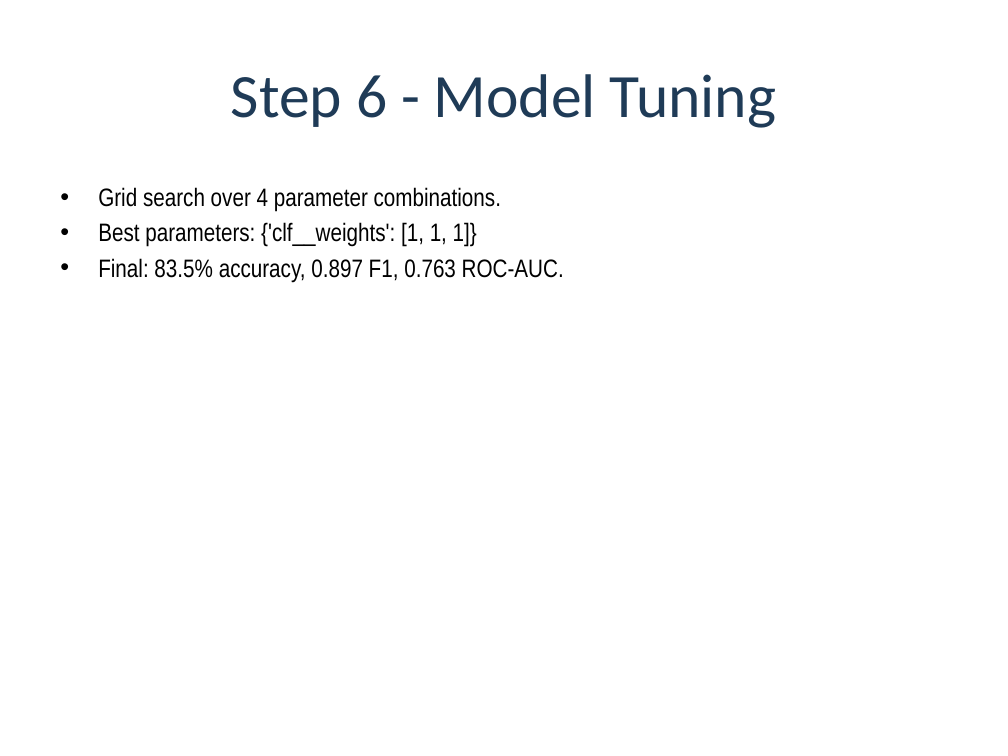
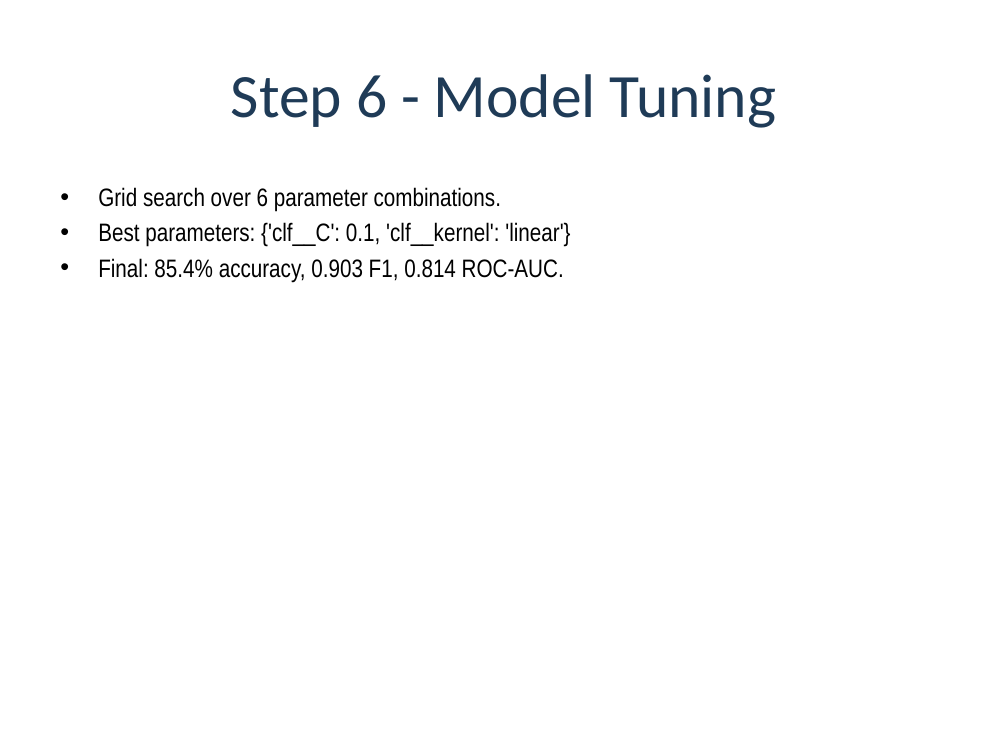
Before and after one commit to molisezx/-motz-loan-prediction-, a slide deck: slide 19 of presentation/DIAL3110_Loan_Prediction_Slides.pptx. Drawn at 1008x756 pixels with LibreOffice and Linux fonts; fonts in the diff are those of the drawing. Boxes give left, top, right and bottom in pixels: in the first picture for what was removed or moved away, otherwise in the second. Text is boxed around its words. In the diff, an @@ line names an element or a change of style, - is before the commit and + after.

```diff
--- a/presentation/DIAL3110_Loan_Prediction_Slides.pptx
+++ b/presentation/DIAL3110_Loan_Prediction_Slides.pptx
@@ text at [98,187,570,283]: text changed @@
-• Grid search over 4 parameter combinations.
-• Best parameters: {'clf__weights': [1, 1, 1]}
-• Final: 83.5% accuracy, 0.897 F1, 0.763 ROC-AUC.
+• Grid search over 6 parameter combinations.
+• Best parameters: {'clf__C': 0.1, 'clf__kernel': 'linear'}
+• Final: 85.4% accuracy, 0.903 F1, 0.814 ROC-AUC.
```
Also in this commit, not shown: 6 other slides changed, 40 other files.
